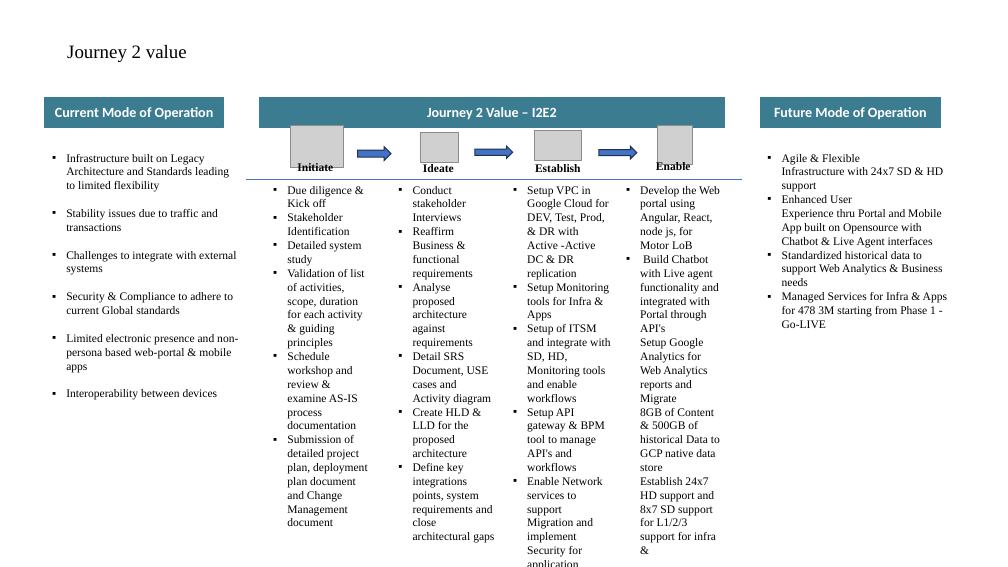
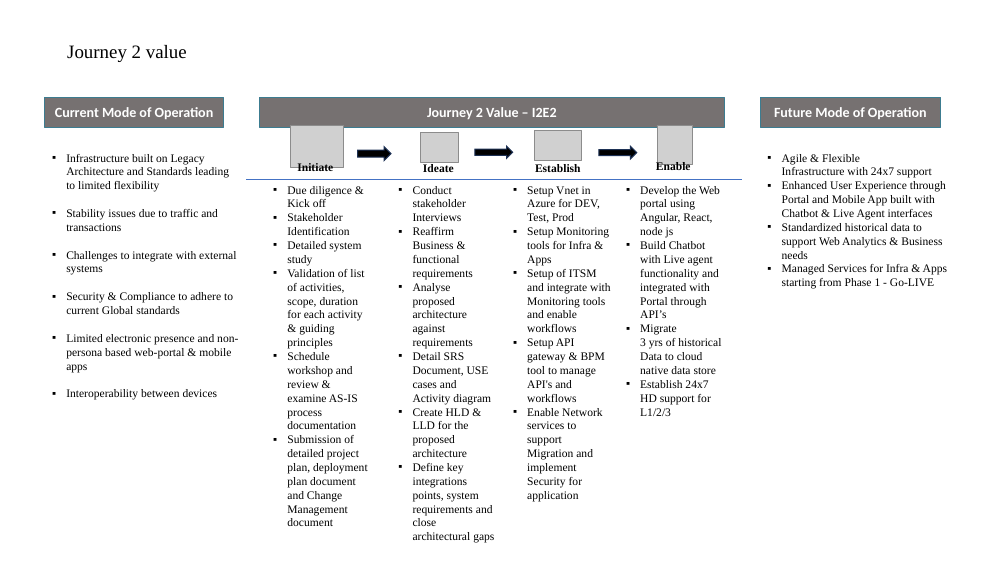
Before and after one commit to itsmeneeraj/alpha, a slide deck: slide 6 of Study - Note.pptx (slide 8 before the commit). Drawn at 1008x567 pixels with LibreOffice and Linux fonts; fonts in the diff are those of the drawing; grey boxes stand for pictures. Boxes give left, top, right and bottom in pixels: in the first picture for what was removed or moved away, otherwise in the second. Text is boxed around its words. In the diff, an @@ line names an element or a change of style, - is before the commit and + after.

```diff
--- a/Study - Note.pptx
+++ b/Study - Note.pptx
@@ fill #3C7C90 to #767171 in 3 elements at [45, 98, 224, 127], [259, 98, 724, 127], [760, 98, 941, 127] @@
@@ fill #4472C4 to #000000 in 3 elements at [358, 147, 391, 160], [475, 146, 513, 158], [599, 147, 637, 159] @@
@@ text at [782, 154, 946, 220]: text changed @@
-▪ Agile & Flexible
-  Infrastructure with 24x7 SD & HD support
-▪ Enhanced User
-  Experience thru Portal and Mobile App built on Opensource with Chatbot & Live Agent interfaces
+▪ Agile & Flexible
+  Infrastructure with 24x7 support
+▪ Enhanced User Experience through Portal and Mobile App built with Chatbot & Live Agent interfaces
@@ text at [527, 186, 600, 223]: text changed @@
-▪ Setup VPC in Google Cloud for DEV, Test, Prod, & DR with Active -Active DC & DR replication
+▪ Setup Vnet in Azure for DEV, Test, Prod
@@ text at [640, 186, 721, 416]: text changed @@
-▪ Develop the Web portal using Angular, React, node js, for Motor LoB
-▪ Build Chatbot with Live agent functionality and integrated with Portal through API's
-  Setup Google Analytics for Web Analytics reports and Migrate
-  8GB of Content & 500GB of historical Data to GCP native data store
-  Establish 24x7 HD support and 8x7 SD support for L1/2/3 support for infra &
+▪ Develop the Web portal using Angular, React, node js
+▪ Build Chatbot with Live agent functionality and integrated with Portal through API’s
+▪ Migrate
+  3 yrs of historical Data to cloud native data store
+▪ Establish 24x7 HD support for L1/2/3
@@ text at [527, 269, 611, 332]: text changed @@
-▪ Setup of ITSM and integrate with SD, HD, Monitoring tools and enable workflows
+▪ Setup of ITSM and integrate with Monitoring tools and enable workflows
@@ text at [782, 264, 947, 289]: text changed @@
-▪ Managed Services for Infra & Apps for 478 3M starting from Phase 1 - Go-LIVE
+▪ Managed Services for Infra & Apps starting from Phase 1 - Go-LIVE
```
Also in this commit, not shown: 5 other slides changed, 6 slides added, 2 slides removed, 1 other file.
